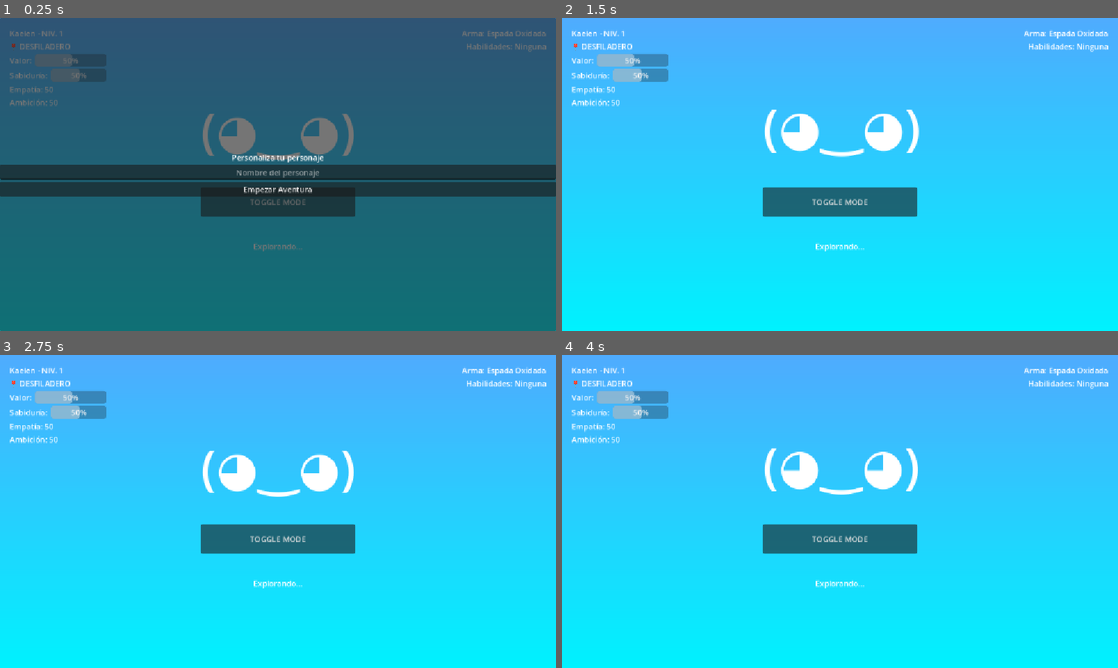
Above: before the commit, frames 1-4 (two rows, left to right).
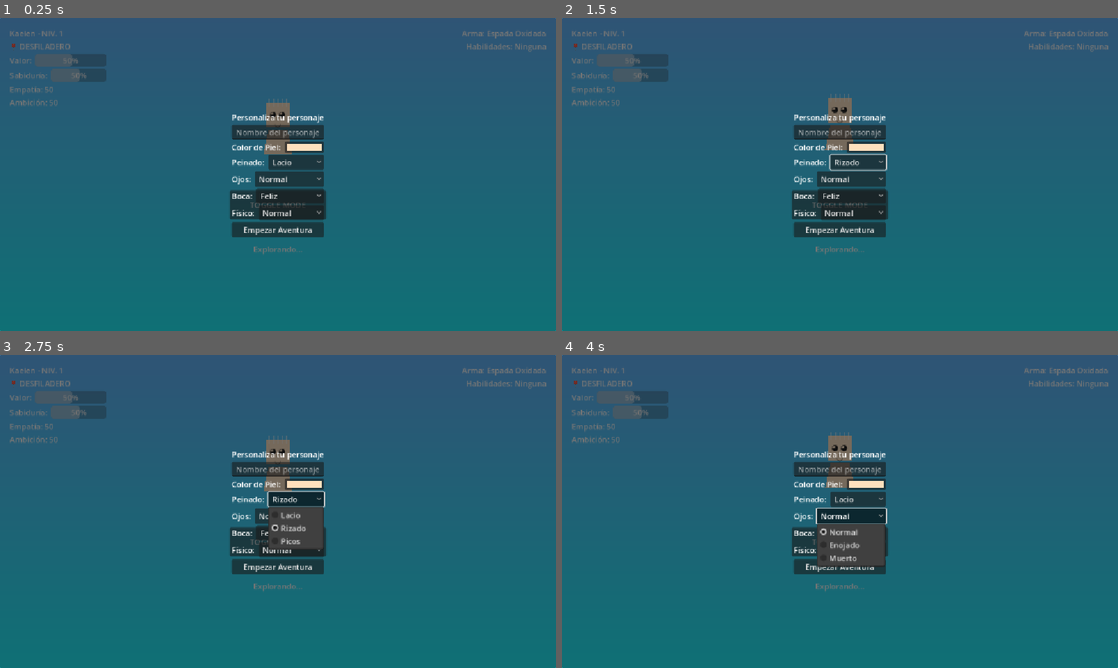
Above: after the commit, the same moments.

Repository: xxfati10xx/Isekai-Tamagotchi-Dynamic-Virtual-Companion-RPG-Design-Godot-Prototype
Game: Godot game, scene res://main.tscn
Same seed, same stepped clock (60 frames per second), same inputs: the game is played once before the commit and once after it.
Inputs (mouse positions are in pixels of both pictures, inside the frame that each line leads up to):
- Up to frame 1 (0.25 s): no input
- Up to frame 2 (1.5 s): click (856, 161) at 0.5 s, where only the run after the commit has a clickable "Lacio"; click (851, 196) at 1.25 s, where only the run after the commit has a clickable "Feliz"
- Up to frame 3 (2.75 s): click (294, 498) at 2 s, where only the run after the commit has a clickable "Rizado"
- Up to frame 4 (4 s): click (851, 514) at 2.75 s, where only the run after the commit has a clickable "Normal"; click (851, 514) at 3.5 s, where only the run after the commit has a clickable "Normal"

The runs differ from the first frame. In frame 1, 14% of the frame differs, in the area x 0-100%, y 25-76%; in frame 2, 99%; in frame 3, 99%; in frame 4, 99%, in the area x 0-100%, y 0-100%.

Commit message:
Implement full character visual customization
- Updated `CharacterStats` to store visual traits (skin color, hair, eyes, mouth, body styles).
- Created `CharacterVisuals` scene and script using layered `Polygon2D` and `Label` nodes.
- Expanded `CustomizationPanel` in `main.tscn` with `OptionButton` and `ColorPickerButton` controls.
- Updated `main.gd` to handle the new customization UI and update the character's appearance.
- Adjusted main scene hierarchy to properly center the new character visuals.
- Fixed idle animation scale handling to account for custom physique styles.

Co-authored-by: xxfati10xx <127804390+xxfati10xx@users.noreply.github.com>

Diff:
--- /dev/null
+++ b/CharacterVisuals.tscn
@@ -0,0 +1,39 @@
+[gd_scene load_steps=2 format=3 uid="uid://c6y7k4u5q6m7"]
+
+[ext_resource type="Script" path="res://character_visuals.gd" id="1_script"]
+
+[node name="CharacterVisuals" type="Node2D"]
+script = ExtResource("1_script")
+
+[node name="Body" type="Polygon2D" parent="."]
+polygon = PackedVector2Array(-30, 50, 30, 50, 20, 0, -20, 0)
+
+[node name="Head" type="Polygon2D" parent="."]
+position = Vector2(0, -30)
+polygon = PackedVector2Array(-25, -25, 25, -25, 25, 25, -25, 25)
+
+[node name="Hair" type="Label" parent="."]
+offset_left = -40.0
+offset_top = -70.0
+offset_right = 40.0
+offset_bottom = -44.0
+text = "|||||"
+horizontal_alignment = 1
+
+[node name="Eyes" type="Label" parent="."]
+offset_left = -40.0
+offset_top = -45.0
+offset_right = 40.0
+offset_bottom = -19.0
+theme_override_colors/font_color = Color(0, 0, 0, 1)
+text = "◕ ◕"
+horizontal_alignment = 1
+
+[node name="Mouth" type="Label" parent="."]
+offset_left = -40.0
+offset_top = -25.0
+offset_right = 40.0
+offset_bottom = 1.0
+theme_override_colors/font_color = Color(0, 0, 0, 1)
+text = "◡"
+horizontal_alignment = 1
--- a/character_stats.gd
+++ b/character_stats.gd
@@ -8,12 +8,20 @@
 @export var empatia: float = 50.0
 @export var ambicion: float = 50.0
 
+# Atributos visuales
+@export var skin_color: Color = Color("ffe0bd")
+@export var hair_style: int = 0
+@export var face_style: int = 0
+@export var eye_style: int = 0
+@export var mouth_style: int = 0
+@export var body_style: int = 0
+
 # Progreso del personaje y bono permanente de legado
 @export var level: int = 1
 @export var legacy_bonus: float = 0.0
 
 # Inicialización de las estadísticas al crear un nuevo personaje
-func _init(_character_name: String = "Kaelen", _valor: float …(87 unchanged characters)… vel: int = 1, _legacy_bonus: float = 0.0):
+func _init(_character_name: String = "Kaelen", _valor: float …(87 unchanged characters)… vel: int = 1, _legacy_bonus: float = 0.0, _skin_color: Color = Color("ffe0bd"), _hair_style: int = 0, _face_style: int = 0, _eye_style: int = 0, _mouth_style: int = 0, _body_style: int = 0):
 	character_name = _character_name
 	valor = _valor
 	sabiduria = _sabiduria
@@ -21,6 +29,12 @@
 	ambicion = _ambicion
 	level = _level
 	legacy_bonus = _legacy_bonus
+	skin_color = _skin_color
+	hair_style = _hair_style
+	face_style = _face_style
+	eye_style = _eye_style
+	mouth_style = _mouth_style
+	body_style = _body_style
 
 # Actualiza las estadísticas aplicando el bono de legado acumulado a las ganancias
 func update_stats(delta_valor: float, delta_sabiduria: float, delta_empatia: float, delta_ambicion: float):
--- /dev/null
+++ b/character_visuals.gd
@@ -0,0 +1,38 @@
+extends Node2D
+
+@onready var body: Polygon2D = $Body
+@onready var head: Polygon2D = $Head
+@onready var eyes: Label = $Eyes
+@onready var mouth: Label = $Mouth
+@onready var hair: Label = $Hair
+
+func update_appearance(stats: CharacterStats):
+	if body:
+		body.color = stats.skin_color
+	if head:
+		head.color = stats.skin_color
+
+	# Actualización de estilos (Placeholders con texto)
+	match stats.eye_style:
+		0: eyes.text = "◕ ◕"
+		1: eyes.text = "ò ò"
+		2: eyes.text = "X X"
+		_: eyes.text = "◕ ◕"
+
+	match stats.mouth_style:
+		0: mouth.text = "◡"
+		1: mouth.text = "ᗝ"
+		2: mouth.text = "—"
+		_: mouth.text = "◡"
+
+	match stats.hair_style:
+		0: hair.text = "|||||"
+		1: hair.text = "@@@@@"
+		2: hair.text = "/\\/\\"
+		_: hair.text = ""
+
+	# El estilo de cuerpo afecta la escala general
+	match stats.body_style:
+		0: scale = Vector2(1, 1)
+		1: scale = Vector2(0.8, 0.8)
+		2: scale = Vector2(1.2, 1.2)
--- a/main.gd
+++ b/main.gd
@@ -3,7 +3,7 @@
 # Enlaces a los nodos de la interfaz (Usando % para Nodos Únicos de Escena)
 @onready var world_background: TextureRect = %WorldBackground
 @onready var action_button: Button = %ActionButton
-@onready var sprite: Label = %Sprite
+@onready var character_visuals: Node2D = %CharacterVisuals
 @onready var valor_bar: ProgressBar = %ValorBar
 @onready var sabiduria_bar: ProgressBar = %SabiduriaBar
 @onready var empatia_label: Label = %EmpatiaLabel
@@ -17,6 +17,11 @@
 @onready var option_2: Button = %Option2
 @onready var customization_panel: PanelContainer = %CustomizationPanel
 @onready var name_input: LineEdit = %NameInput
+@onready var skin_color: ColorPickerButton = %SkinColor
+@onready var hair_style_btn: OptionButton = %HairStyle
+@onready var eye_style_btn: OptionButton = %EyeStyle
+@onready var mouth_style_btn: OptionButton = %MouthStyle
+@onready var body_style_btn: OptionButton = %BodyStyle
 @onready var confirm_button: Button = %ConfirmButton
 
 # Estados del juego
@@ -26,6 +31,7 @@
 
 var stats: CharacterStats = CharacterStats.new()
 var autonomy_timer: Timer
+var idle_tween: Tween
 
 var weapon_level: int = 0
 var skills: Array[String] = []
@@ -51,6 +57,23 @@
 	option_2.pressed.connect(_on_option_2_pressed)
 	confirm_button.pressed.connect(_on_confirm_customization)
 
+	# Inicializar opciones de personalización
+	hair_style_btn.add_item("Lacio", 0)
+	hair_style_btn.add_item("Rizado", 1)
+	hair_style_btn.add_item("Picos", 2)
+
+	eye_style_btn.add_item("Normal", 0)
+	eye_style_btn.add_item("Enojado", 1)
+	eye_style_btn.add_item("Muerto", 2)
+
+	mouth_style_btn.add_item("Feliz", 0)
+	mouth_style_btn.add_item("Asombrado", 1)
+	mouth_style_btn.add_item("Serio", 2)
+
+	body_style_btn.add_item("Normal", 0)
+	body_style_btn.add_item("Pequeño", 1)
+	body_style_btn.add_item("Grande", 2)
+
 	_start_idle_animation()
 	_update_stats_display()
 
@@ -65,9 +88,17 @@
 func _on_confirm_customization() -> void:
 	if name_input.text != "":
 		stats.character_name = name_input.text
+
+	stats.skin_color = skin_color.color
+	stats.hair_style = hair_style_btn.get_selected_id()
+	stats.eye_style = eye_style_btn.get_selected_id()
+	stats.mouth_style = mouth_style_btn.get_selected_id()
+	stats.body_style = body_style_btn.get_selected_id()
+
 	customization_panel.hide()
 	autonomy_timer.paused = false
 	_update_stats_display()
+	_start_idle_animation() # Reiniciar animación con nueva escala
 
 # Alterna entre el modo paz y el modo combate
 func _on_action_button_pressed() -> void:
@@ -200,11 +231,8 @@
 	ambicion_label.text = "Ambición: %.0f" % stats.ambicion
 	name_label.text = "%s - NIV. %d" % [stats.character_name, stats.level]
 
-	# Evolución visual según la estadística dominante
-	if stats.valor > 85: sprite.text = "ᕦ(ò_ó)ᕤ"
-	elif stats.sabiduria > 85: sprite.text = "(∩｀-´)⊃━☆ﾟ.*･｡ﾟ"
-	elif stats.empatia > 85: sprite.text = "⸜(｡˃ ᵕ ˂ )⸝♡"
-	else: sprite.text = "(◕‿◕)"
+	if character_visuals:
+		character_visuals.update_appearance(stats)
 
 	_update_background_aura()
 
@@ -215,12 +243,14 @@
 	elif stats.sabiduria > stats.valor: tint = Color(0.85, 0.85, 1)
 	world_background.self_modulate = tint
 
-# Animación de respiración/flotado del sprite
+# Animación de respiración/flotado del personaje
 func _start_idle_animation() -> void:
+	if idle_tween: idle_tween.kill()
 	await get_tree().process_frame
-	var tween = create_tween().set_loops().set_trans(Tween.TRANS_SINE).set_ease(Tween.EASE_IN_OUT)
-	var base_y = sprite.position.y
-	tween.tween_property(sprite, "position:y", base_y - 10, 1.5)
-	tween.parallel().tween_property(sprite, "scale", Vector2(1.02, 1.02), 1.5)
-	tween.tween_property(sprite, "position:y", base_y, 1.5)
-	tween.parallel().tween_property(sprite, "scale", Vector2(1.0, 1.0), 1.5)
+	idle_tween = create_tween().set_loops().set_trans(Tween.TRANS_SINE).set_ease(Tween.EASE_IN_OUT)
+	var base_y = character_visuals.position.y
+	var base_scale = character_visuals.scale
+	idle_tween.tween_property(character_visuals, "position:y", base_y - 10, 1.5)
+	idle_tween.parallel().tween_property(character_visuals, "scale", base_scale * 1.02, 1.5)
+	idle_tween.tween_property(character_visuals, "position:y", base_y, 1.5)
+	idle_tween.parallel().tween_property(character_visuals, "scale", base_scale, 1.5)
--- a/main.tscn
+++ b/main.tscn
@@ -1,6 +1,7 @@
-[gd_scene load_steps=2 format=3 uid="uid://b8y7k4u5q6m7"]
+[gd_scene load_steps=3 format=3 uid="uid://b8y7k4u5q6m7"]
 
 [ext_resource type="Script" path="res://main.gd" id="1_script"]
+[ext_resource type="PackedScene" uid="uid://c6y7k4u5q6m7" path="res://CharacterVisuals.tscn" id="2_visuals"]
 
 [node name="Main" type="Control"]
 layout_mode = 3
@@ -112,12 +113,13 @@
 layout_mode = 2
 theme_override_constants/separation = 50
 
-[node name="Sprite" type="Label" parent="CenterContainer/VBoxContainer"]
-unique_name_in_owner = true
-layout_mode = 2
-theme_override_font_sizes/font_size = 100
-text = "(◕‿◕)"
-horizontal_alignment = 1
+[node name="CharacterContainer" type="Control" parent="CenterContainer/VBoxContainer"]
+custom_minimum_size = Vector2(200, 150)
+layout_mode = 2
+
+[node name="CharacterVisuals" parent="CenterContainer/VBoxContainer/CharacterContainer" instance=ExtResource("2_visuals")]
+unique_name_in_owner = true
+position = Vector2(100, 75)
 
 [node name="ActionButton" type="Button" parent="CenterContainer/VBoxContainer"]
 unique_name_in_owner = true
@@ -182,6 +184,7 @@
 
 [node name="VBoxContainer" type="VBoxContainer" parent="CustomizationPanel"]
 layout_mode = 2
+size_flags_horizontal = 4
 alignment = 1
 
 [node name="Label" type="Label" parent="CustomizationPanel/VBoxContainer"]
@@ -195,6 +198,67 @@
 placeholder_text = "Nombre del personaje"
 alignment = 1
 
+[node name="HBoxSkin" type="HBoxContainer" parent="CustomizationPanel/VBoxContainer"]
+layout_mode = 2
+
+[node name="Label" type="Label" parent="CustomizationPanel/VBoxContainer/HBoxSkin"]
+layout_mode = 2
+text = "Color de Piel: "
+
+[node name="SkinColor" type="ColorPickerButton" parent="CustomizationPanel/VBoxContainer/HBoxSkin"]
+unique_name_in_owner = true
+layout_mode = 2
+size_flags_horizontal = 3
+color = Color(1, 0.878431, 0.741176, 1)
+
+[node name="HBoxHair" type="HBoxContainer" parent="CustomizationPanel/VBoxContainer"]
+layout_mode = 2
+
+[node name="Label" type="Label" parent="CustomizationPanel/VBoxContainer/HBoxHair"]
+layout_mode = 2
+text = "Peinado: "
+
+[node name="HairStyle" type="OptionButton" parent="CustomizationPanel/VBoxContainer/HBoxHair"]
+unique_name_in_owner = true
+layout_mode = 2
+size_flags_horizontal = 3
+
+[node name="HBoxEyes" type="HBoxContainer" parent="CustomizationPanel/VBoxContainer"]
+layout_mode = 2
+
+[node name="Label" type="Label" parent="CustomizationPanel/VBoxContainer/HBoxEyes"]
+layout_mode = 2
+text = "Ojos: "
+
+[node name="EyeStyle" type="OptionButton" parent="CustomizationPanel/VBoxContainer/HBoxEyes"]
+unique_name_in_owner = true
+layout_mode = 2
+size_flags_horizontal = 3
+
+[node name="HBoxMouth" type="HBoxContainer" parent="CustomizationPanel/VBoxContainer"]
+layout_mode = 2
+
+[node name="Label" type="Label" parent="CustomizationPanel/VBoxContainer/HBoxMouth"]
+layout_mode = 2
+text = "Boca: "
+
+[node name="MouthStyle" type="OptionButton" parent="CustomizationPanel/VBoxContainer/HBoxMouth"]
+unique_name_in_owner = true
+layout_mode = 2
+size_flags_horizontal = 3
+
+[node name="HBoxBody" type="HBoxContainer" parent="CustomizationPanel/VBoxContainer"]
+layout_mode = 2
+
+[node name="Label" type="Label" parent="CustomizationPanel/VBoxContainer/HBoxBody"]
+layout_mode = 2
+text = "Físico: "
+
+[node name="BodyStyle" type="OptionButton" parent="CustomizationPanel/VBoxContainer/HBoxBody"]
+unique_name_in_owner = true
+layout_mode = 2
+size_flags_horizontal = 3
+
 [node name="ConfirmButton" type="Button" parent="CustomizationPanel/VBoxContainer"]
 unique_name_in_owner = true
 layout_mode = 2
